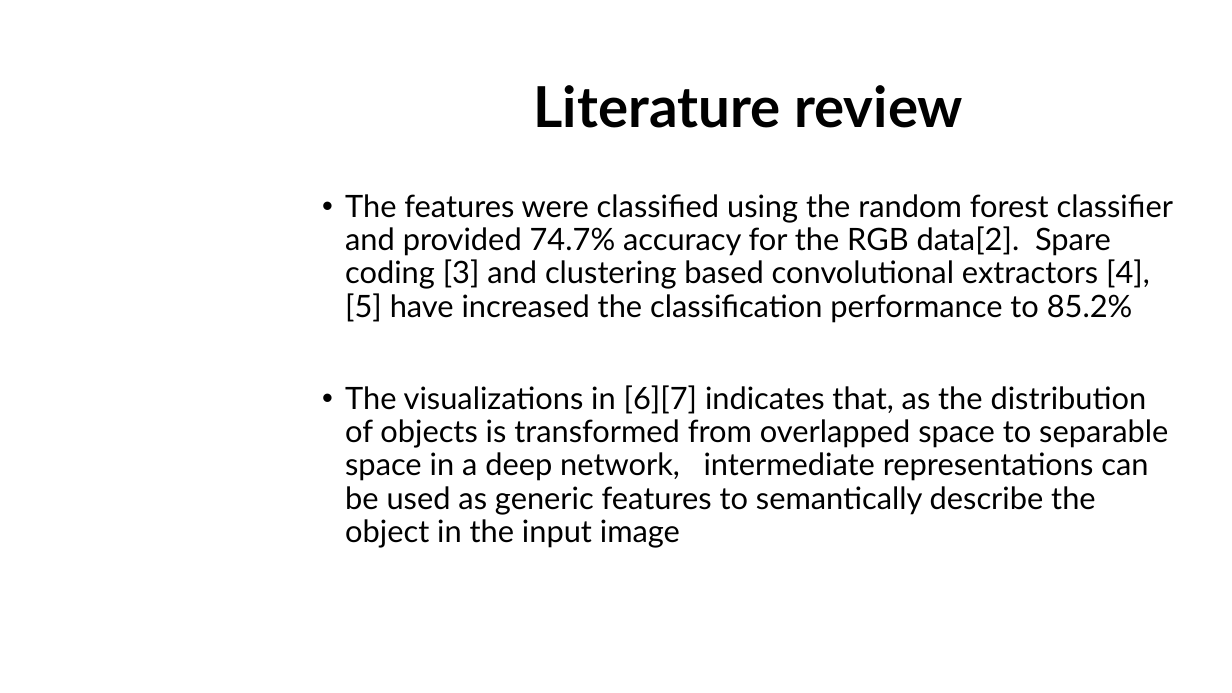
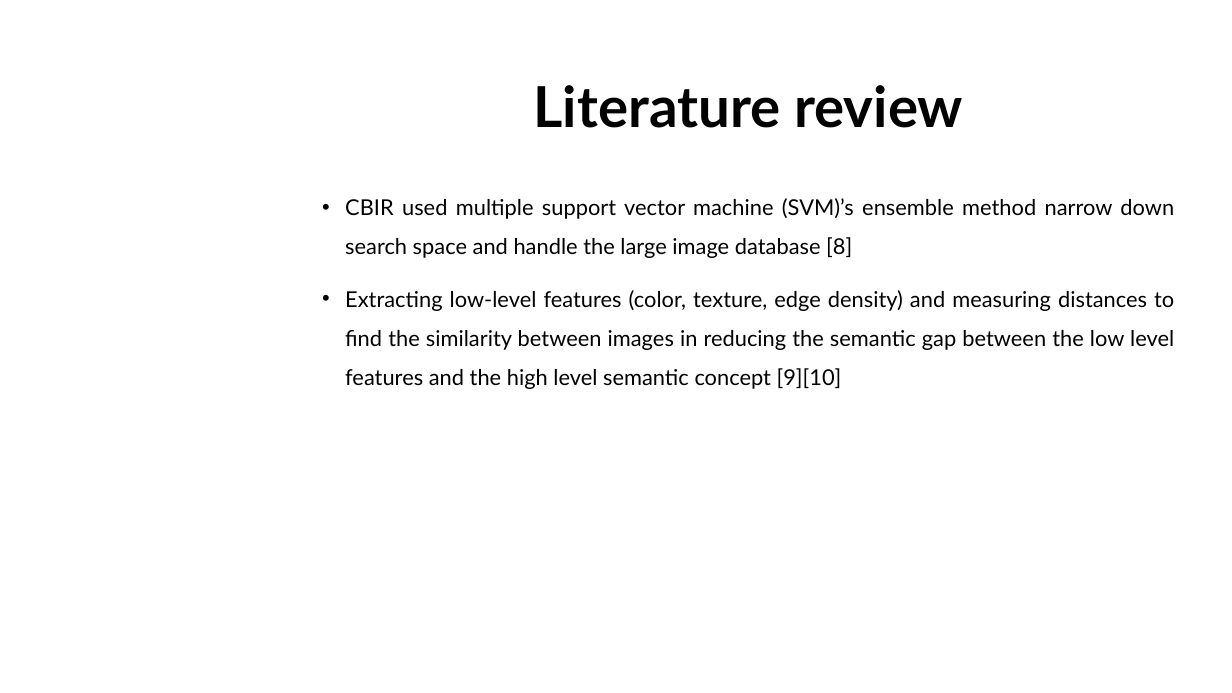
Before and after one commit to dungdovu/DGA1031, a slide deck: slide 7 of DGA1031/What is it.pptx (slide 8 before the commit). Drawn at 1232x693 pixels with LibreOffice and Linux fonts; fonts in the diff are those of the drawing; background and template pictures are left out. Boxes give left, top, right and bottom in pixels: in the first picture for what was removed or moved away, otherwise in the second. Text is boxed around its words. In the diff, an @@ line names an element or a change of style, - is before the commit and + after.

```diff
--- a/DGA1031/What is it.pptx
+++ b/DGA1031/What is it.pptx
@@ text at [345, 198, 1174, 389]: text changed; size 24 to 17 pt @@
-• The features were classified using the random forest classifier and provided 74.7% accuracy for the RGB data[2]. Spare coding [3] and clustering based convolutional extractors [4],[5] have increased the classification performance to 85.2%
-• The visualizations in [6][7] indicates that, as the distribution of objects is transformed from overlapped space to separable space in a deep network, intermediate representations can be used as generic features to semantically describe the object in the input image
+• CBIR used multiple support vector machine (SVM)’s ensemble method narrow down search space and handle the large image database [8]
+• Extracting low-level features (color, texture, edge density) and measuring distances to find the similarity between images in reducing the semantic gap between the low level features and the high level semantic concept [9][10]
```
Also in this commit, not shown: 7 other slides changed, 2 slides added, 28 other files.
